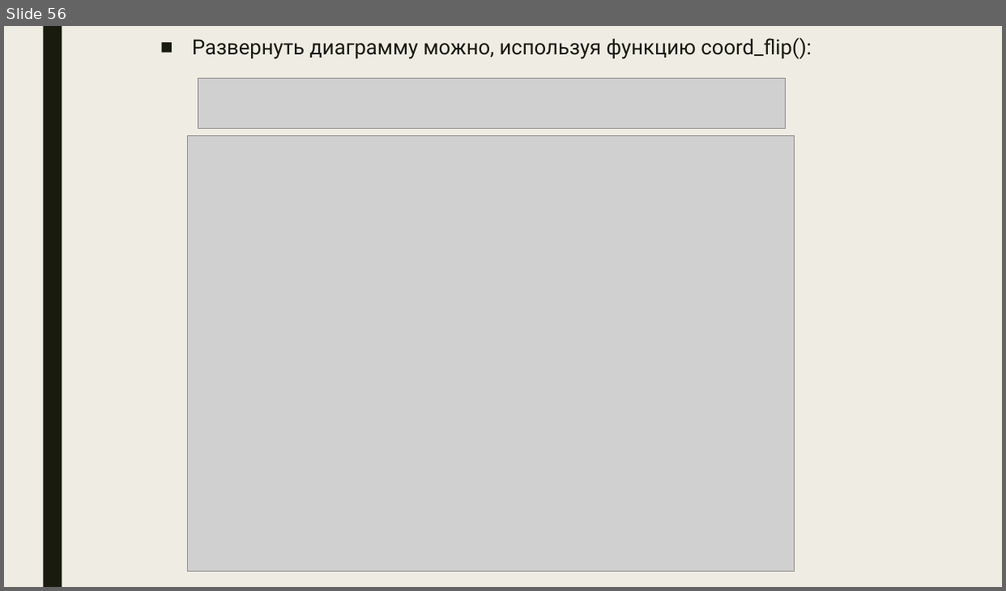
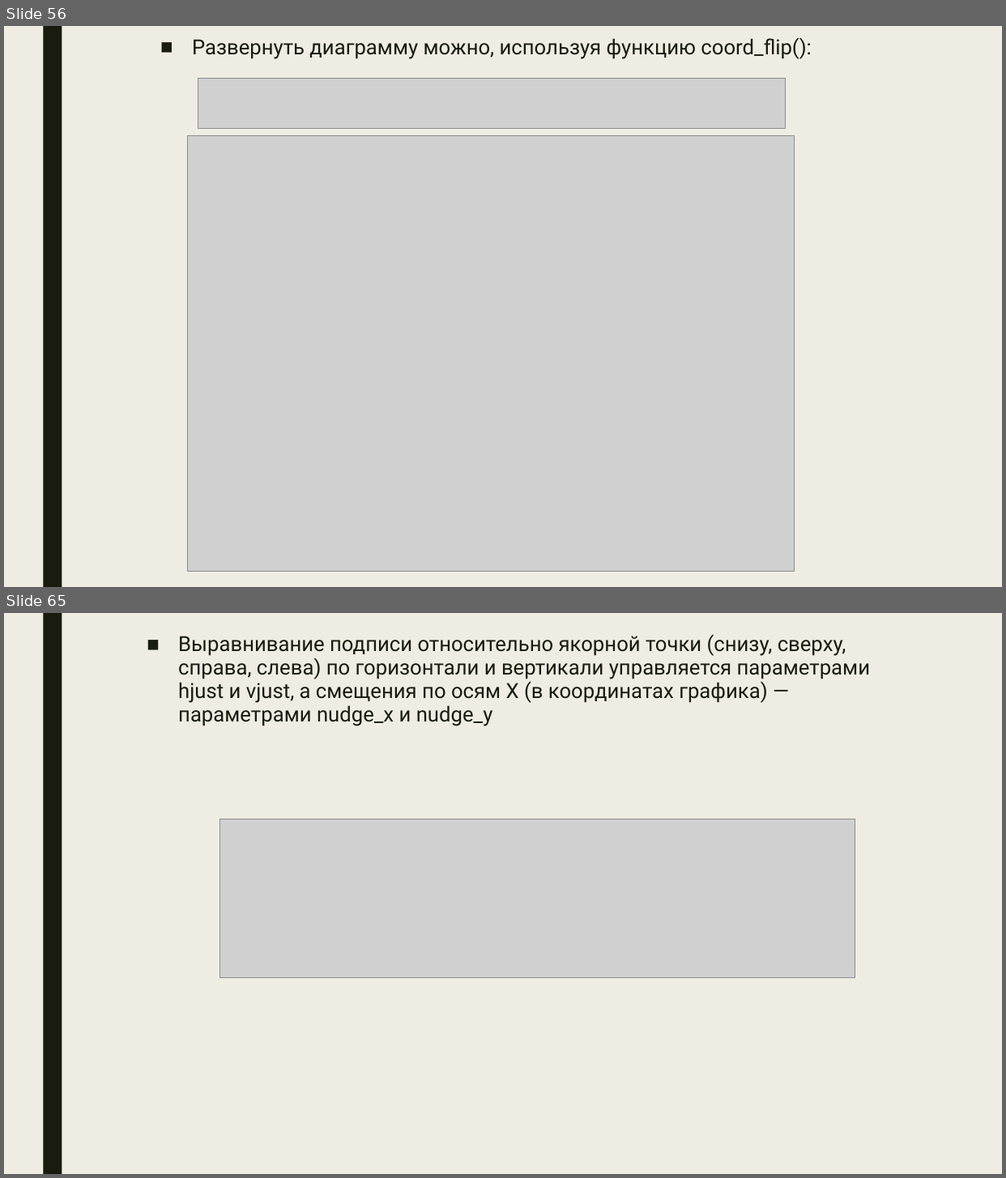
Before and after one commit to DanilaSamusev/Studieren, a slide deck: Course4/Matan/Samusev_Visualization_R.pptx. Shown one above the other, each under a label of ours: slide 56 before the commit, slides 56 and 65 after it; the slides between them are not shown. The pictures are 1006x591 and 1006x1178 pixels, drawn with LibreOffice and Linux fonts; fonts in the diff are those of the drawing; grey boxes stand for pictures. Boxes give left, top, right and bottom in pixels: in the first picture for what was removed or moved away, otherwise in the second. Text is boxed around its words. In the diff, an @@ line names an element or a change of style, - is before the commit and + after.

```diff
--- a/Course4/Matan/Samusev_Visualization_R.pptx
+++ b/Course4/Matan/Samusev_Visualization_R.pptx
@@ slide 65 added at (4,613,1002,1174), background #EFEDE3; not listed: 1 template element that a slide beside it also shows @@
@@ text added at (178,634,870,726), 20 pt, text #191B0E @@
+■ Выравнивание подписи относительно якорной точки (снизу, сверху, справа, слева) по горизонтали и вертикали управляется параметрами hjust и vjust, а смещения по осям X (в координатах графика) — параметрами nudge_x и nudge_y
@@ picture added at (219,819,855,977) @@
```
Also in this commit, not shown: 10 other slides added, 1 other file.
